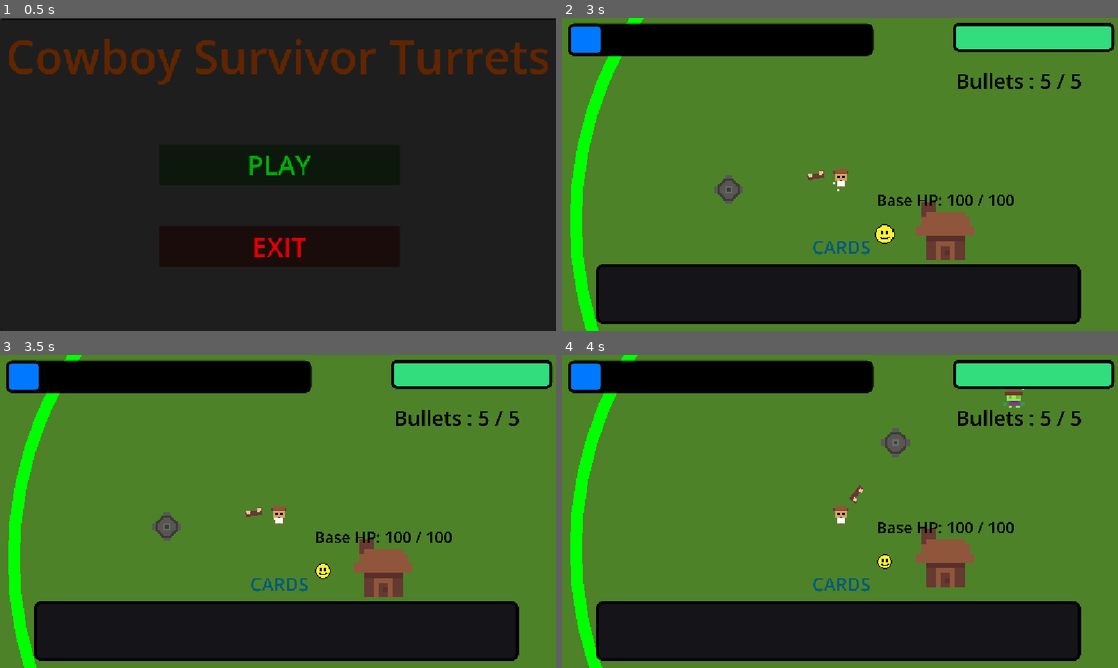
Above: before the commit, frames 1-4 (two rows, left to right).
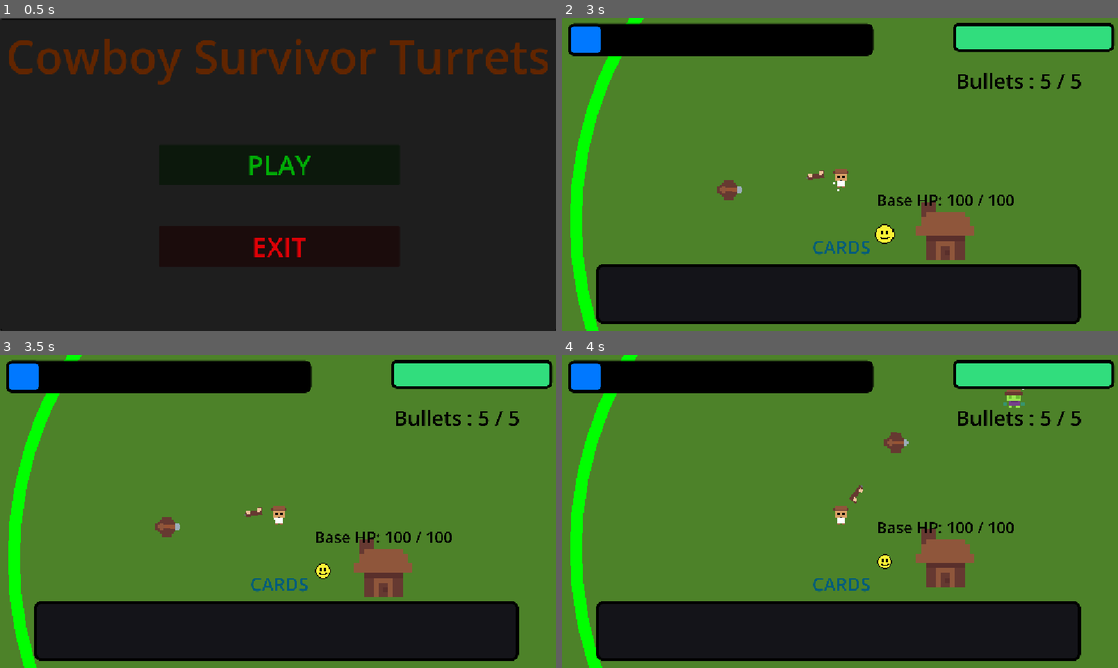
Above: after the commit, the same moments.

Repository: MaAraujooliveira/fusion-project
Game: Godot game, scene res://TelaInicial/TelaInicial.tscn
The game is run twice, just before and just after one commit, with the same random seed, the same clock (stepped at 60 frames per second) and the same inputs. The engine's default icon, where the game draws it, is replaced by a stand-in: a white triangle on a blue panel in a dark square.
Inputs (mouse positions are in pixels of both pictures, inside the frame that each line leads up to):
- Up to frame 1 (0.5 s): no input
- Up to frame 2 (3 s): click "PLAY" at 0.5 s; click "Cannon" (after the commit: "Crossbow") at 1.25 s; tap Enter at 2 s; move the mouse to (840, 296) at 2.02 s; tap A (A) at 2.1 s; tap D (D) at 2.3, 2.85 s; move the mouse to (728, 190) at 2.77 s
- Up to frame 3 (3.5 s): tap Space (Recaregar) at 3.05 s
- Up to frame 4 (4 s): move the mouse to (895, 442) at 3.52 s; tap Space (Recaregar) at 3.6 s; tap S (S) at 3.8 s

Frame 1 is identical in both runs. In frame 2, 0.3% of the frame differs, in the area x 27-33%, y 50-60%; in frame 3, 0.3%; in frame 4, 0.3%, in the area x 57-63%, y 23-33%.

Commit message:
crossbow

Diff:
--- a/fusionproject/Base/Base.tscn
+++ b/fusionproject/Base/Base.tscn
@@ -14,7 +14,7 @@
 script = ExtResource("1_h44yl")
 coin_scene = ExtResource("2_edygm")
 spawn_radius = 4500.0
-min_spawn_radius = 50.0
+min_spawn_radius = 250.0
 coin_amount = 2
 
 [node name="Sprite2D" type="Sprite2D" parent="." unique_id=30089900]
--- a/fusionproject/Powerups/Cards/cards_dictionary.gd
+++ b/fusionproject/Powerups/Cards/cards_dictionary.gd
@@ -4,5 +4,9 @@
 	"Cannon":{
 		"Name":"Cannon",
 		"Build":preload("res://Torretas/Canhao/Canhao.tscn")
-	}
+	},
+	"Crossbow":{
+		"Name":"Crossbow",
+		"Build":preload("res://Torretas/Crossbow/Crossbow.tscn")
+	},
 }
--- a/fusionproject/Torretas/BaseTurretsmanager/turretsmanager.gd
+++ b/fusionproject/Torretas/BaseTurretsmanager/turretsmanager.gd
@@ -42,7 +42,15 @@
 	weapons.timer_arma += delta
 	if weapons.timer_arma >= weapons.cooldown:
 		if target:
-			var final_dir = (target.global_position - global_position).normalized()
+			var bullet_speed = stats.speed
+
+			var distance = global_position.distance_to(target.global_position)
+			var time_to_hit = distance / bullet_speed
+
+			var future_pos = target.global_position + target.velocity * time_to_hit
+
+			var final_dir = (future_pos - global_position).normalized()
+
 			weapons.atirar(final_dir, 1)
 			weapons.timer_arma = 0
 
--- a/fusionproject/Torretas/Canhao/Canhao.tscn
+++ b/fusionproject/Torretas/Canhao/Canhao.tscn
@@ -29,7 +29,7 @@
 bala_scene = ExtResource("5_gcbsp")
 turret = NodePath(".")
 stats = NodePath("../TurretStats")
-cooldown = 2.0
+cooldown = 1.0
 
 [node name="Sprite2D" type="Sprite2D" parent="." unique_id=2089206671]
 scale = Vector2(7.5, 7.5)
--- /dev/null
+++ b/fusionproject/Torretas/Crossbow/Crossbow.tscn
@@ -0,0 +1,49 @@
+[gd_scene format=3 uid="uid://d3af8jmlynods"]
+
+[ext_resource type="Script" uid="uid://c1h8bilmmlfvo" path="res://Torretas/Crossbow/crossbow.gd" id="1_33adr"]
+[ext_resource type="Texture2D" uid="uid://d2de3142bbjyu" path="res://Torretas/Crossbow/Crossbow.png" id="2_pq2cx"]
+[ext_resource type="PackedScene" uid="uid://hngpkj884g2g" path="res://Torretas/TurretAttacks/TurretAttack.tscn" id="3_hymk4"]
+[ext_resource type="PackedScene" uid="uid://d37xjxu4qg5nd" path="res://Bala/bala.tscn" id="4_w0wnb"]
+[ext_resource type="PackedScene" uid="uid://c8h2kkugrdmj" path="res://Torretas/GetEnemy/get_enemy_dist.tscn" id="5_ihylt"]
+[ext_resource type="PackedScene" uid="uid://pnrjc3smk5ma" path="res://Torretas/TurretStats/turret_stats.tscn" id="6_u5427"]
+
+[sub_resource type="CircleShape2D" id="CircleShape2D_mbopa"]
+radius = 57.31492
+
+[node name="Crossbow" type="Node2D" unique_id=712676439 node_paths=PackedStringArray("stats", "distance", "weapons")]
+script = ExtResource("1_33adr")
+stats = NodePath("TurretStats")
+distance = NodePath("GetEnemyDist")
+weapons = NodePath("TurretAttack")
+
+[node name="Sprite2D" type="Sprite2D" parent="." unique_id=637510526]
+rotation = -1.5686601
+scale = Vector2(7, 7)
+texture = ExtResource("2_pq2cx")
+
+[node name="Area2D" type="Area2D" parent="." unique_id=648053089]
+
+[node name="CollisionShape2D" type="CollisionShape2D" parent="Area2D" unique_id=570224024]
+shape = SubResource("CircleShape2D_mbopa")
+
+[node name="TurretAttack" parent="." unique_id=1113034071 node_paths=PackedStringArray("turret", "stats") instance=ExtResource("3_hymk4")]
+bala_scene = ExtResource("4_w0wnb")
+turret = NodePath("..")
+stats = NodePath("../TurretStats")
+cooldown = 1.0
+
+[node name="GetEnemyDist" parent="." unique_id=1757186048 node_paths=PackedStringArray("turret", "turret_stats") instance=ExtResource("5_ihylt")]
+turret = NodePath("..")
+turret_stats = NodePath("../TurretStats")
+
+[node name="TurretStats" parent="." unique_id=1815134278 instance=ExtResource("6_u5427")]
+speed = 1750.0
+damage = 1.0
+range = 728.0
+
+[connection signal="area_entered" from="Area2D" to="." method="_on_area_2d_area_entered"]
+[connection signal="area_exited" from="Area2D" to="." method="_on_area_2d_area_exited"]
+[connection signal="body_entered" from="Area2D" to="." method="_on_area_2d_body_entered"]
+[connection signal="body_exited" from="Area2D" to="." method="_on_area_2d_body_exited"]
+[connection signal="mouse_entered" from="Area2D" to="." method="_on_area_2d_mouse_entered"]
+[connection signal="mouse_exited" from="Area2D" to="." method="_on_area_2d_mouse_exited"]
--- /dev/null
+++ b/fusionproject/Torretas/Crossbow/crossbow.gd
@@ -0,0 +1 @@
+extends TurretManager
--- a/fusionproject/player/player.gd
+++ b/fusionproject/player/player.gd
@@ -71,7 +71,6 @@
 		var original_scale = sprite.scale
 		var original_scale2 = spriteP.scale
 
-		# 💀 mata tween antigo
 		if has_meta("reload_tween"):
 			var old = get_meta("reload_tween")
 			if old and old.is_running():
Binary file added: fusionproject/Torretas/Crossbow/Crossbow.png
Not shown, added: fusionproject/Torretas/Crossbow/Crossbow.png.import
Not shown, added: fusionproject/Torretas/Crossbow/crossbow.gd.uid
